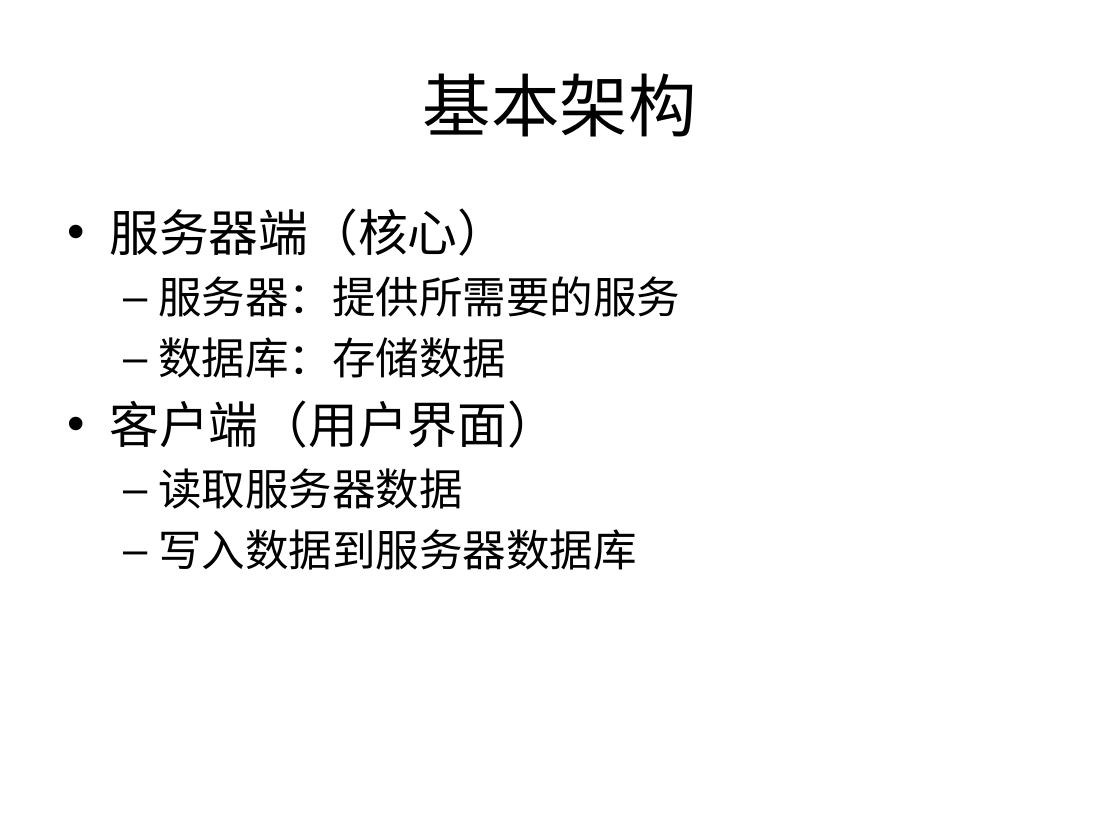
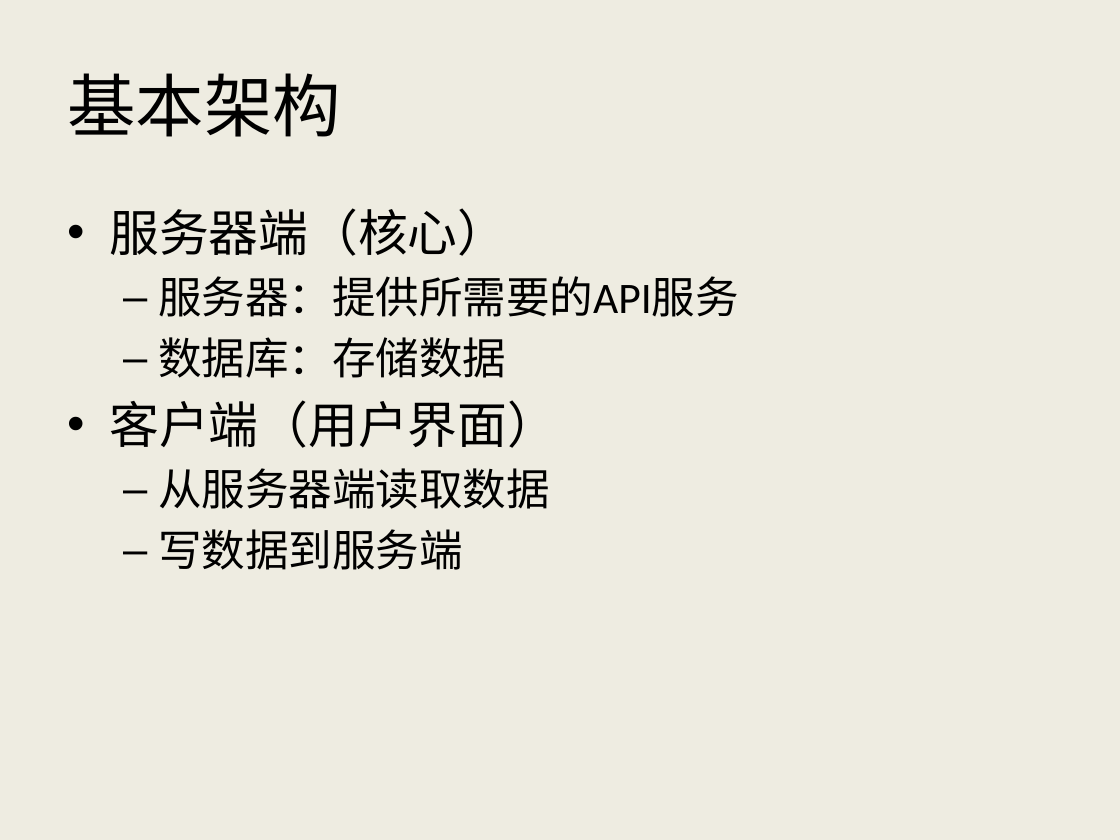
Before and after one commit to AlecSPb/PMS, a slide deck: slide 3 of PMSClient/Resource/Files/pmshelp_ch.pptx. Drawn at 1120x840 pixels with LibreOffice and Linux fonts; fonts in the diff are those of the drawing. Boxes give left, top, right and bottom in pixels: in the first picture for what was removed or moved away, otherwise in the second. Text is boxed around its words. In the diff, an @@ line names an element or a change of style, - is before the commit and + after.

```diff
--- a/PMSClient/Resource/Files/pmshelp_ch.pptx
+++ b/PMSClient/Resource/Files/pmshelp_ch.pptx
@@ background #FFFFFF to #EEECE1 @@
@@ title "基本架构" at [67,73,341,137]: alignment centre to left @@
@@ text at [158,276,739,317]: text changed @@
-  – 服务器：提供所需要的服务
+  – 服务器：提供所需要的API服务
@@ text at [158,468,549,570]: text changed @@
-  – 读取服务器数据
-  – 写入数据到服务器数据库
+  – 从服务器端读取数据
+  – 写数据到服务端
```
Also in this commit, not shown: 10 other slides changed, 2 slides added, 1 slide removed, 11 other files.
